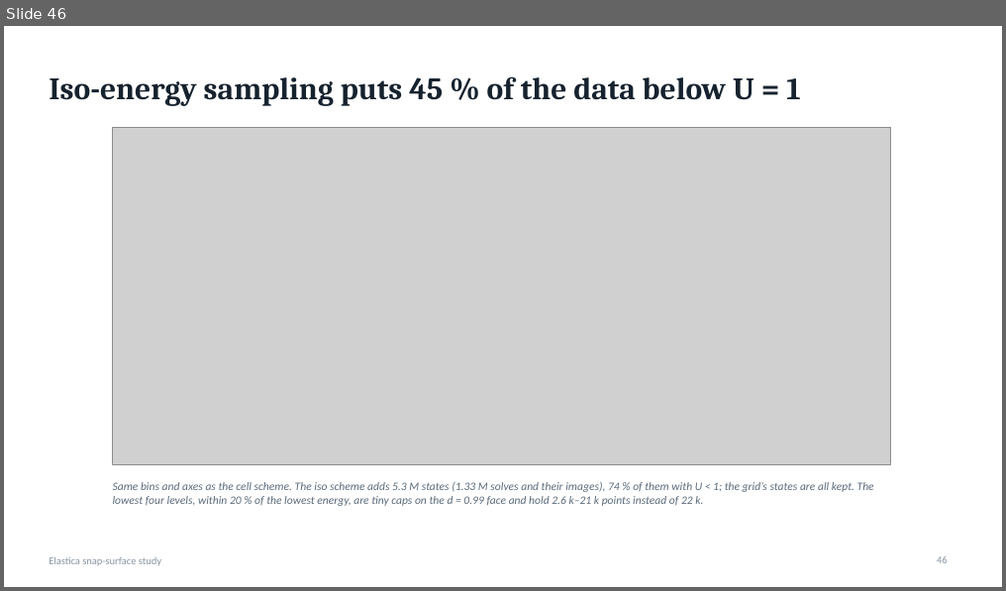
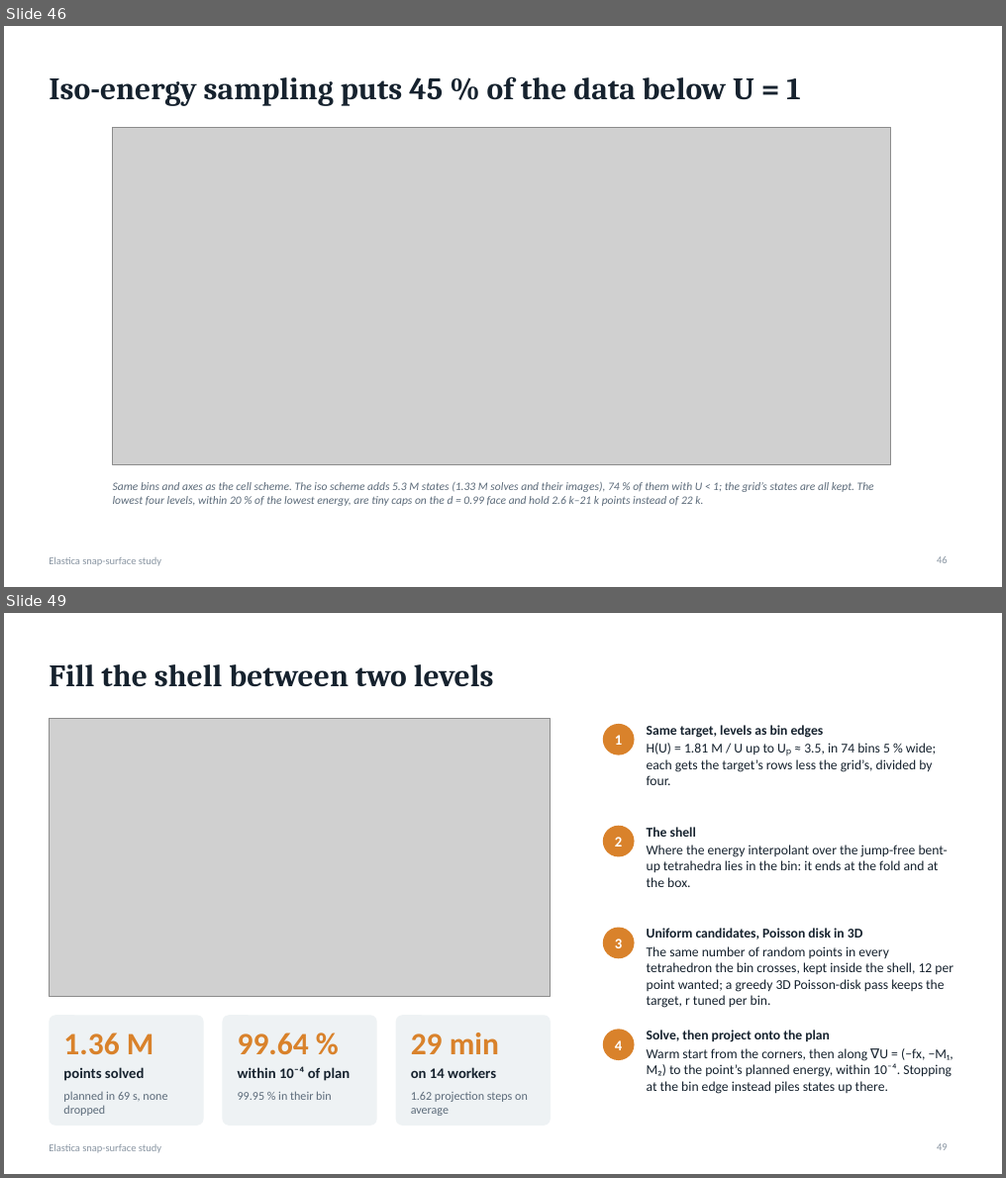
Before and after one commit to grraxx/elastica, a slide deck: presentation/elastica_snap_surface.pptx. Shown one above the other, each under a label of ours: slide 46 before the commit, slides 46 and 49 after it; the slides between them are not shown. The pictures are 1006x591 and 1006x1178 pixels, drawn with LibreOffice and Linux fonts; fonts in the diff are those of the drawing; grey boxes stand for pictures. Boxes give left, top, right and bottom in pixels: in the first picture for what was removed or moved away, otherwise in the second. Text is boxed around its words. In the diff, an @@ line names an element or a change of style, - is before the commit and + after.

```diff
--- a/presentation/elastica_snap_surface.pptx
+++ b/presentation/elastica_snap_surface.pptx
@@ slide 49 added at (x1=4, y1=613, x2=1002, y2=1174), background #FFFFFF; not listed: 1 template element that a slide beside it also shows @@
@@ title added at (x1=49, y1=664, x2=494, y2=687), 30 pt, text #16222E, bold @@
+Fill the shell between two levels
@@ picture added at (x1=49, y1=718, x2=550, y2=996) @@
@@ ellipse added at (x1=603, y1=724, x2=635, y2=756), fill #D9822B, 14 pt, text #FFFFFF, bold @@
+1
@@ text added at (x1=647, y1=725, x2=936, y2=785), 13 pt, text #16222E @@
+Same target, levels as bin edges
+H(U) = 1.81 M / U up to Uₚ ≈ 3.5, in 74 bins 5 % wide; each gets the target’s rows less the grid’s, divided by four.
@@ ellipse added at (x1=603, y1=826, x2=635, y2=858), fill #D9822B, 14 pt, text #FFFFFF, bold @@
+2
@@ text added at (x1=647, y1=827, x2=947, y2=887), 13 pt, text #16222E @@
+The shell
+Where the energy interpolant over the jump-free bent-up tetrahedra lies in the bin: it ends at the fold and at the box.
@@ ellipse added at (x1=603, y1=928, x2=635, y2=959), fill #D9822B, 14 pt, text #FFFFFF, bold @@
+3
@@ text added at (x1=647, y1=928, x2=953, y2=1008), 13 pt, text #16222E @@
+Uniform candidates, Poisson disk in 3D
+The same number of random points in every tetrahedron the bin crosses, kept inside the shell, 12 per point wanted; a greedy 3D Poisson-disk pass keeps the target, r tuned per bin.
@@ rounded rectangle added at (x1=49, y1=1015, x2=204, y2=1126), fill #EEF2F4 @@
@@ rounded rectangle added at (x1=223, y1=1015, x2=377, y2=1126), fill #EEF2F4 @@
@@ rounded rectangle added at (x1=395, y1=1015, x2=550, y2=1126), fill #EEF2F4 @@
@@ text added at (x1=63, y1=1033, x2=154, y2=1056), 30 pt, text #D9822B, bold @@
+1.36 M
@@ text added at (x1=238, y1=1033, x2=309, y2=1056), 30 pt, text #D9822B, bold @@
+99.64 %
@@ text added at (x1=411, y1=1033, x2=499, y2=1055), 30 pt, text #D9822B, bold @@
+29 min
@@ ellipse added at (x1=603, y1=1029, x2=635, y2=1060), fill #D9822B, 14 pt, text #FFFFFF, bold @@
+4
@@ text added at (x1=647, y1=1030, x2=953, y2=1094), 13 pt, text #16222E @@
+Solve, then project onto the plan
+Warm start from the corners, then along ∇U = (−fx, −M₁, M₂) to the point’s planned energy, within 10⁻⁴. Stopping at the bin edge instead piles states up there.
@@ text added at (x1=63, y1=1067, x2=145, y2=1081), 14 pt, text #16222E, bold @@
+points solved
@@ text added at (x1=238, y1=1066, x2=350, y2=1081), 14 pt, text #16222E, bold @@
+within 10⁻⁴ of plan
@@ text added at (x1=411, y1=1067, x2=496, y2=1078), 14 pt, text #16222E, bold @@
+on 14 workers
@@ text added at (x1=63, y1=1092, x2=167, y2=1116), 11.5 pt, text #5C6B7A @@
+planned in 69 s, none dropped
@@ text added at (x1=238, y1=1091, x2=331, y2=1100), 11.5 pt, text #5C6B7A @@
+99.95 % in their bin
@@ text added at (x1=411, y1=1092, x2=528, y2=1116), 11.5 pt, text #5C6B7A @@
+1.62 projection steps on average
@@ page number added at (x1=937, y1=1144, x2=947, y2=1151), 10 pt, text #8A96A3 @@
+49
```
Also in this commit, not shown: 19 other slides added, 48 other files.
